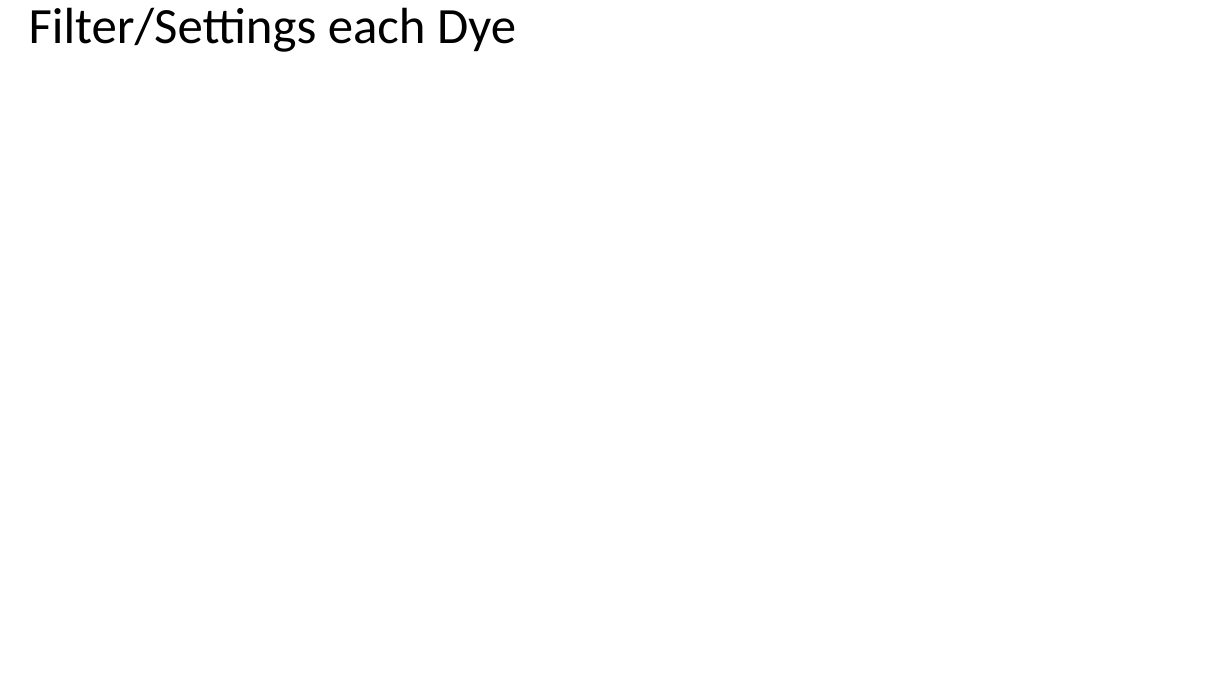
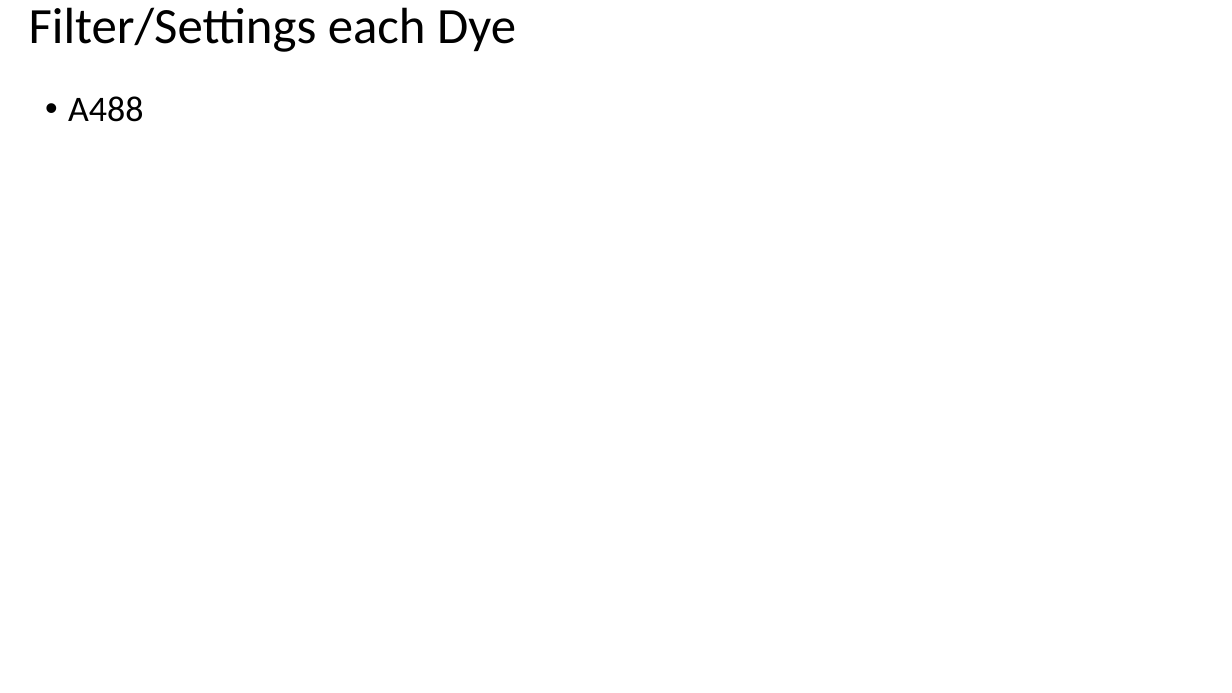
Before and after one commit to mdanderson03/SpectrePlex, a slide deck: slide 5 of experiments/10-11-22 h2o2 libh4 mcpba final kinetics/Dye Kinetics H2O2 vs mCPBA vs LiBH4 analysis.pptx. Drawn at 1232x693 pixels with LibreOffice and Linux fonts; fonts in the diff are those of the drawing. Boxes give left, top, right and bottom in pixels: in the first picture for what was removed or moved away, otherwise in the second. Text is boxed around its words. In the diff, an @@ line names an element or a change of style, - is before the commit and + after.

Commit message:
Update Dye Kinetics H2O2 vs mCPBA vs LiBH4 analysis.pptx
added A488 filter parameters to 10-11-22 slideshow

```diff
--- a/experiments/10-11-22 h2o2 libh4 mcpba final kinetics/Dye Kinetics H2O2 vs mCPBA vs LiBH4 analysis.pptx
+++ b/experiments/10-11-22 h2o2 libh4 mcpba final kinetics/Dye Kinetics H2O2 vs mCPBA vs LiBH4 analysis.pptx
@@ text added at (x1=68, y1=96, x2=143, y2=122), 28 pt, text #000000 @@
+• A488
```
